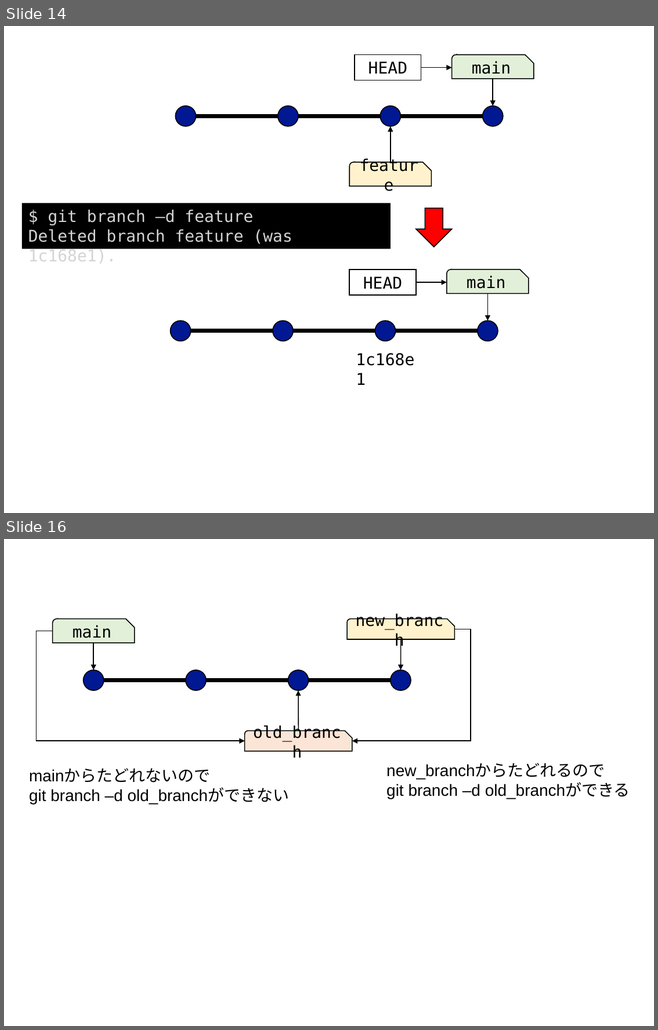
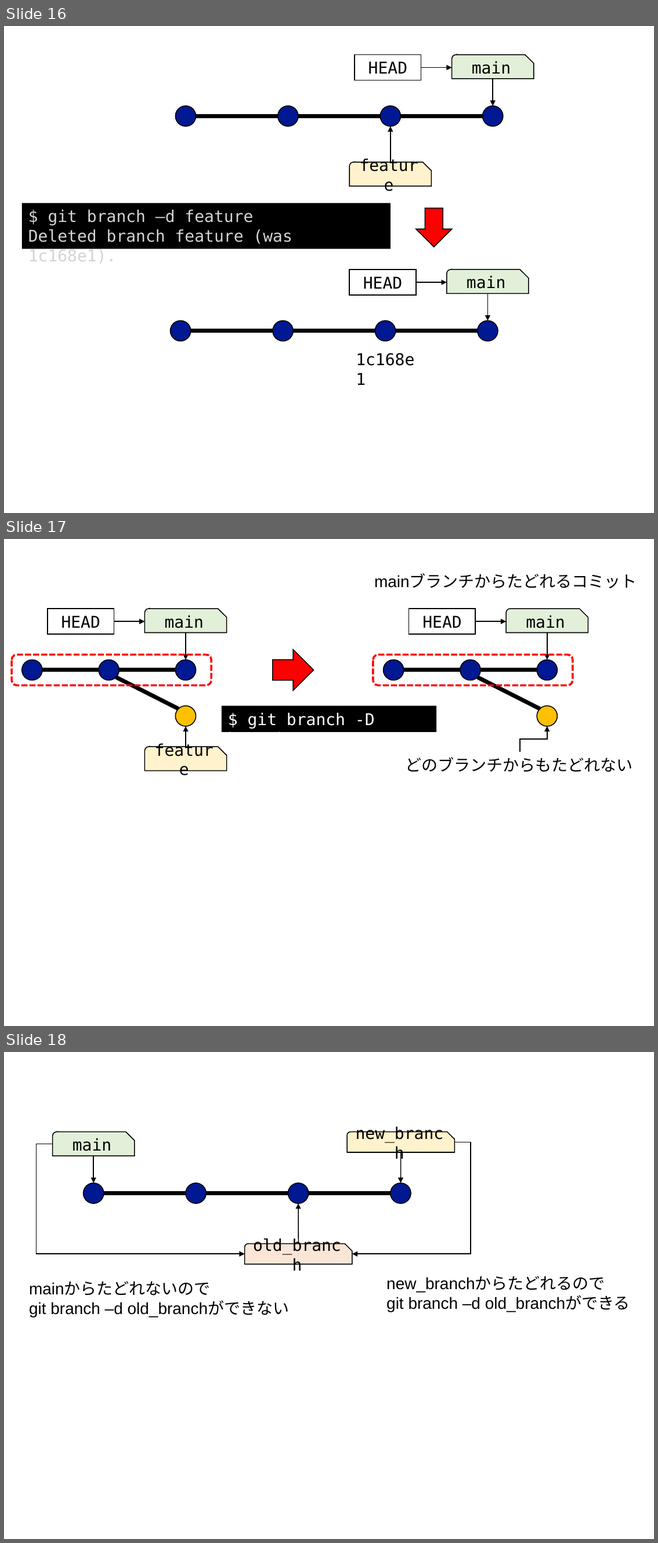
Before and after one commit to kaityo256/github, a slide deck: branch/fig/fig.pptx. Shown one above the other, each under a label of ours: slides 14 and 16 before the commit, slides 16, 17 and 18 after it; the slides between them are not shown. The pictures are 658x1030 and 658x1543 pixels, drawn with LibreOffice and Linux fonts; fonts in the diff are those of the drawing. Boxes give left, top, right and bottom in pixels: in the first picture for what was removed or moved away, otherwise in the second. Text is boxed around its words. In the diff, an @@ line names an element or a change of style, - is before the commit and + after.

```diff
--- a/branch/fig/fig.pptx
+++ b/branch/fig/fig.pptx
@@ slide 17 added at bbox=[4, 539, 654, 1026], background #FFFFFF @@
@@ text added at bbox=[374, 574, 637, 588], 18 pt, text #000000 @@
+mainブランチからたどれるコミット
@@ rectangle added at bbox=[48, 609, 114, 634], outline #000000 1 pt, 18 pt, text #000000 @@
+HEAD
@@ arrow added from (114, 621) to (145, 621), #000000 1 pt @@
@@ snip round rect added at bbox=[145, 609, 227, 632], fill #E2F0D9, outline #000000 1 pt, 18 pt, text #000000 @@
+main
@@ rectangle added at bbox=[409, 609, 475, 634], outline #000000 1 pt, 18 pt, text #000000 @@
+HEAD
@@ arrow added from (475, 621) to (506, 621), #000000 1 pt @@
@@ snip round rect added at bbox=[506, 609, 588, 632], fill #E2F0D9, outline #000000 1 pt, 18 pt, text #000000 @@
+main
@@ arrow added from (186, 632) to (186, 660), #000000 1 pt @@
@@ arrow added from (547, 632) to (547, 660), #000000 1 pt @@
@@ rounded rectangle added at bbox=[12, 654, 211, 685], outline #FF0000 2.25 pt dashed @@
@@ ellipse added at bbox=[22, 660, 42, 680], fill #011893, outline #000000 1 pt @@
@@ ellipse added at bbox=[99, 660, 119, 680], fill #011893, outline #000000 1 pt @@
@@ ellipse added at bbox=[176, 660, 195, 680], fill #011893, outline #000000 1 pt @@
@@ right arrow added at bbox=[273, 649, 313, 690], fill #FF0000, outline #000000 1 pt @@
@@ rounded rectangle added at bbox=[373, 654, 572, 685], outline #FF0000 2.25 pt dashed @@
@@ ellipse added at bbox=[383, 660, 404, 680], fill #011893, outline #000000 1 pt @@
@@ ellipse added at bbox=[460, 660, 480, 680], fill #011893, outline #000000 1 pt @@
@@ ellipse added at bbox=[536, 660, 557, 680], fill #011893, outline #000000 1 pt @@
@@ line added from (42, 670) to (99, 670), #000000 4.5 pt @@
@@ line added from (117, 678) to (178, 708), #000000 4.5 pt @@
@@ line added from (119, 670) to (176, 670), #000000 4.5 pt @@
@@ line added from (404, 670) to (460, 670), #000000 4.5 pt @@
@@ line added from (477, 678) to (539, 708), #000000 4.5 pt @@
@@ line added from (480, 670) to (536, 670), #000000 4.5 pt @@
@@ ellipse added at bbox=[176, 706, 195, 726], fill #FFC000, outline #000000 1 pt @@
@@ rectangle added at bbox=[221, 706, 437, 732], fill #000000, 18 pt, text #FFFFFF @@
+$ git branch -D branch
@@ ellipse added at bbox=[536, 706, 557, 726], fill #FFC000, outline #000000 1 pt @@
@@ arrow added from (186, 747) to (186, 726), #000000 1 pt @@
@@ elbow arrow added from (520, 752) to (547, 726), #000000 1 pt @@
@@ snip round rect added at bbox=[145, 747, 227, 771], fill #FFF2CC, outline #000000 1 pt, 18 pt, text #000000 @@
+feature
@@ text added at bbox=[405, 757, 632, 772], 18 pt, text #000000 @@
+どのブランチからもたどれない
@@ what was slide 14 is now slide 16 @@
@@ what was slide 16 is now slide 18 @@
```
Also in this commit, not shown: 1 slide changed, 4 other slides added, 1 slide removed, 15 other files.
